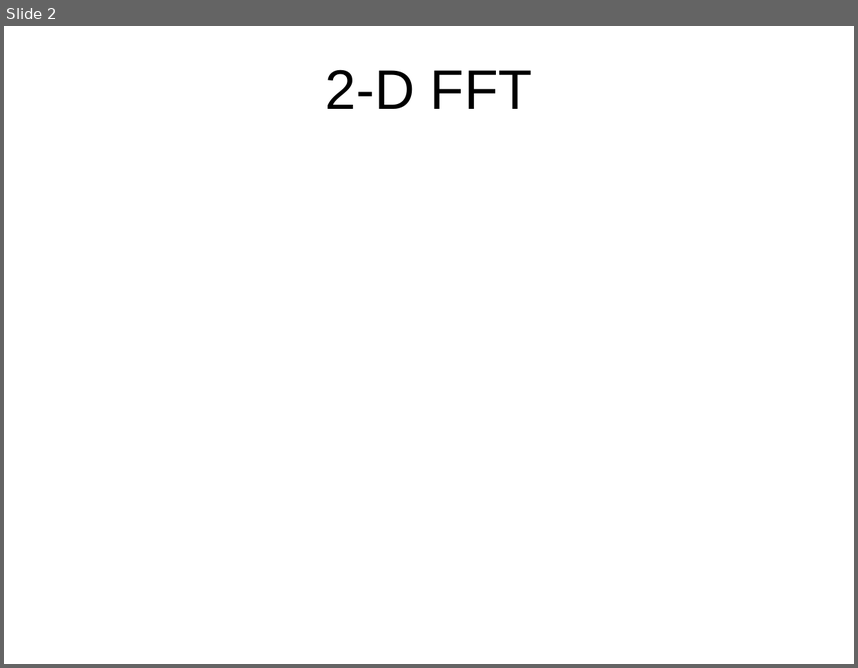
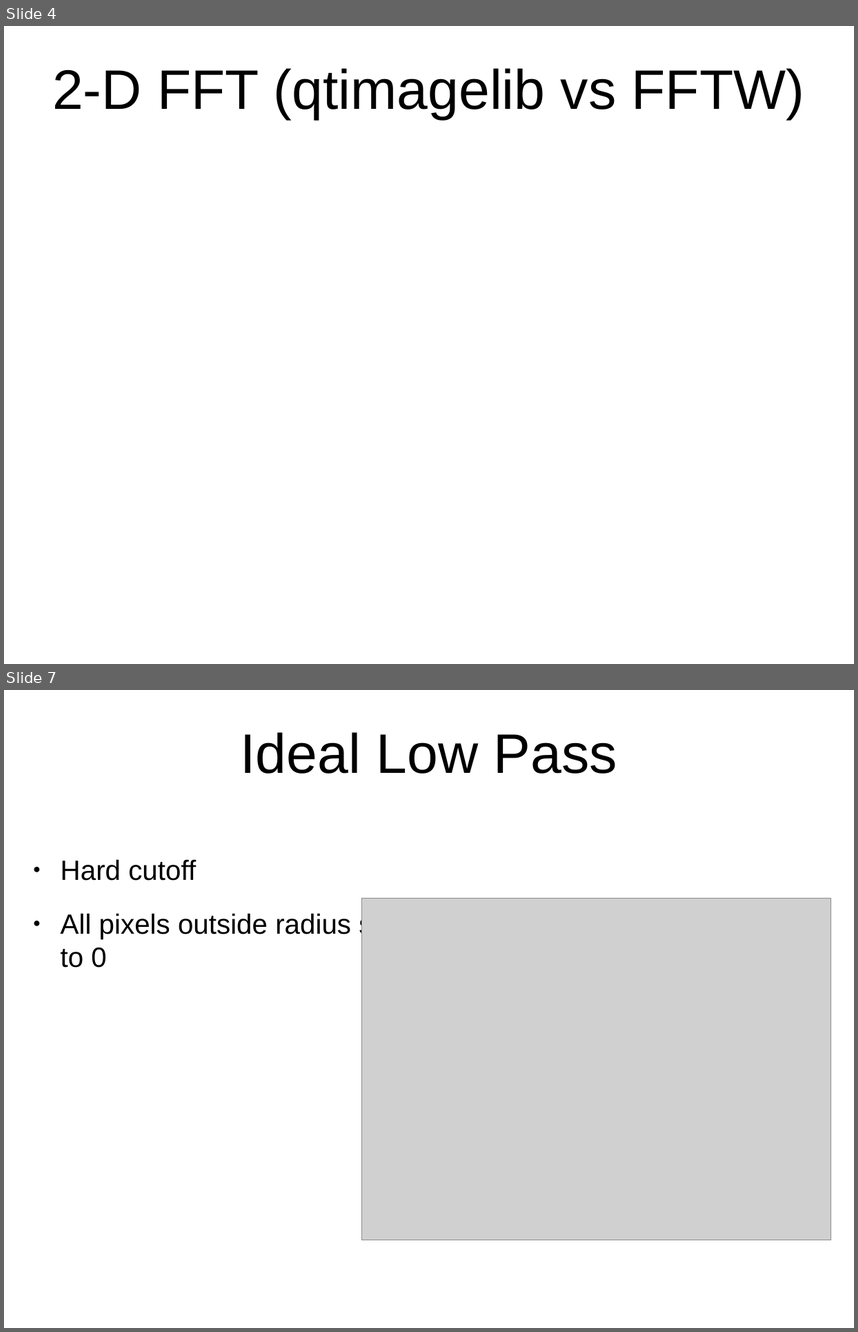
Before and after one commit to aubskibob/FFT, a slide deck: Presentation.odp. Shown one above the other, each under a label of ours: slide 2 before the commit, slides 4 and 7 after it; the slides between them are not shown. The pictures are 858x668 and 858x1332 pixels, drawn with LibreOffice and Linux fonts; fonts in the diff are those of the drawing; grey boxes stand for pictures; background and template pictures are left out. Boxes give left, top, right and bottom in pixels: in the first picture for what was removed or moved away, otherwise in the second. Text is boxed around its words. In the diff, an @@ line names an element or a change of style, - is before the commit and + after.

```diff
--- a/Presentation.odp
+++ b/Presentation.odp
@@ slide 7 added at [4, 690, 854, 1328], background picture (left out) @@
@@ title added at [240, 732, 617, 773], 51.9 pt, text #000000 @@
+Ideal Low Pass
@@ text added at [61, 859, 396, 967], 26 pt, text #000000 @@
+● Hard cutoff
+● All pixels outside radius set to 0
@@ picture added at [362, 898, 832, 1240] @@
@@ what was slide 2 is now slide 4 @@
@@ slide 4 changed as well @@
@@ title at [52, 68, 804, 118]: text changed @@
-2-D FFT
+2-D FFT (qtimagelib vs FFTW)
```
Also in this commit, not shown: 1 other slide changed, 10 other slides added.
